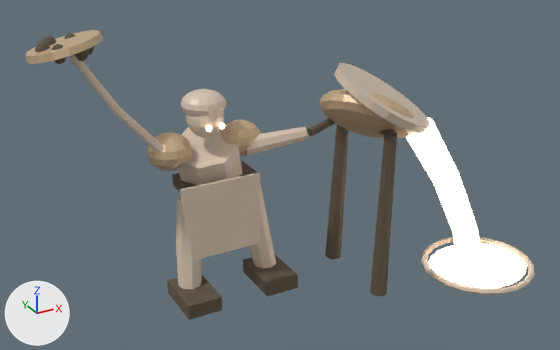
A saved change to the glTF model assets/monsters/minibosses/boiler.glb.
One viewpoint serves both versions: a 50 mm camera at (-2.62, -4.89, 3.29) aimed at (-0.1, -0.3, 0.99). The axes (+X, +Y, +Z) are drawn at lower left. The lights are the same throughout. The picture after the commit comes second. Where no turn or scale is listed for an object, it has been applied to the vertices. Vertices at exactly the same position are counted once.

Names of what the first picture shows: 'boiler_body', 'boiler_bone', 'boiler_dark', 'boiler_glow'.
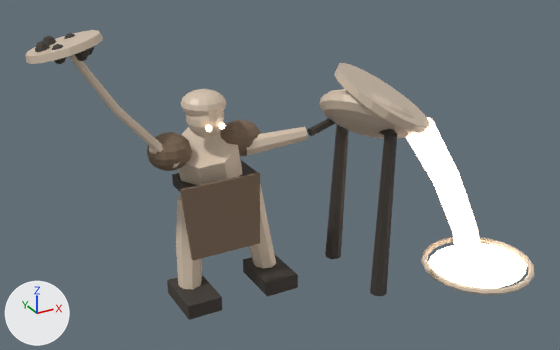
Pixel boxes [x1, y1, x2, y2] of what changed, in the pictures (560 x 350 px):
part 1 of me_boiler_body, deleted (beige): before [319, 89, 414, 139]
part 2 of me_boiler_body, deleted (beige): before [25, 30, 103, 64]
part 3 of me_boiler_body, added (brown): after [180, 172, 260, 261]
part 4 of me_boiler_body, recoloured (beige to brown): [147, 119, 261, 171] in both
part 5 of me_boiler_bone, added (beige): after [319, 89, 414, 139]
part 6 of me_boiler_bone, added (beige): after [25, 30, 103, 64]
part 7 of me_boiler_bone, deleted (beige): before [180, 172, 260, 261]
part 8 of me_boiler_dark, recoloured: [35, 33, 397, 320] in both

Patch to the scene script:
```diff
--- a/assets/monsters/minibosses/boiler.glb.py
+++ b/assets/monsters/minibosses/boiler.glb.py
@@ mat_boiler_dark_ov @@
+mat_boiler_dark_ov = principled_material('boiler_dark_ov')
+mat_boiler_dark_ov.base_color = (0.052, 0.043, 0.035)  # dark grey #403a35
+mat_boiler_dark_ov.metallic = 0.04
+mat_boiler_dark_ov.roughness = 0.74
@@ mat_boiler_body_ov @@
+mat_boiler_body_ov = principled_material('boiler_body_ov')
+mat_boiler_body_ov.base_color = (0.205, 0.138, 0.09)  # brown #7d6855
+mat_boiler_body_ov.metallic = 0.03
+mat_boiler_body_ov.roughness = 0.84
@@ me_boiler_body @@
 # used by ob_boiler_body; location = (0.0, 0.0, 0.012)
 # verts and faces of me_boiler_body; kept vertices keep their numbers, new ones are numbered from 366
-me_boiler_body.from_pydata(...)  # 366 vertices, 716 faces; spans x -1.7..0.94, y -0.76..0.43, z 1.08..2.09
+me_boiler_body.from_pydata(...)  # 180 vertices, 348 faces; spans x -1.0..-0.12, y -0.34..0.13, z 0.48..1.35
+# me_boiler_body part 1: the loose piece of 162 vertices spanning x 0.26..0.94, y -0.76..-0.05, z 1.12..1.61 is deleted
+# me_boiler_body part 2: the loose piece of 32 vertices spanning x -1.7..-1.19, y -0.08..0.43, z 1.92..2.09 is deleted
+# me_boiler_body part 3
+verts[366] = (-0.87, -0.28, 1.02)  # pixel (181, 190)
+verts[367] = (-0.25, -0.28, 1.02)  # pixel (260, 173)
+verts[368] = (-0.29, -0.34, 0.48)  # pixel (259, 243)
+verts[369] = (-0.83, -0.34, 0.48)  # pixel (193, 260)
+for new, old in zip([*range(370, 374)], [*range(366, 370)]): verts[new] = verts[old] + (0.0, 0.03, 0.0)
+faces += [(370, 371, 372), (370, 372, 373), (367, 369, 368), (366, 369, 367), (367, 370, 371), (366, 370, 367)]
+faces += [(368, 371, 372), (367, 371, 368), (369, 372, 373), (368, 372, 369), (366, 373, 370), (366, 369, 373)]
+# me_boiler_body part 4: 336 faces spanning x -1.0..-0.12, y -0.17..0.13, z 1.08..1.35 switch from mat_boiler_body (beige #d5b895) to mat_boiler_body_ov (brown #7d6855)
@@ me_boiler_bone @@
 # used by ob_boiler_bone; location = (0.0, 0.0, 0.012)
-me_boiler_bone.from_pydata(...)  # 537 vertices, 1030 faces; spans x -1.43..1.96, y -1.24..0.38, z 0.0..1.96
+me_boiler_bone.from_pydata(...)  # 723 vertices, 1398 faces; spans x -1.7..1.96, y -1.24..0.43, z 0.0..2.09
+# me_boiler_bone part 5: a new loose piece of 162 vertices spanning x 0.26..0.94, y -0.76..-0.05, z 1.12..1.61, in mat_boiler_bone (beige #d8c5b0)
+# me_boiler_bone part 6: a new loose piece of 32 vertices spanning x -1.7..-1.19, y -0.08..0.43, z 1.92..2.09, in mat_boiler_bone (beige #d8c5b0)
+# me_boiler_bone part 7: the loose piece of 8 vertices spanning x -0.87..-0.25, y -0.34..-0.25, z 0.48..1.02 is deleted
 me_boiler_bone.materials.append(mat_boiler_bone)
@@ me_boiler_dark @@
 me_boiler_dark.from_pydata(...)  # 268 vertices, 484 faces; spans x -1.63..0.64, y -0.8..0.34, z 0.0..2.06
 # used by ob_boiler_dark; location = (0.0, 0.0, 0.012)
+# me_boiler_dark part 8: 484 faces spanning x -1.63..0.64, y -0.8..0.34, z 0.0..2.06 switch from mat_boiler_dark (brown #615445) to mat_boiler_dark_ov (dark grey #403a35)
```
